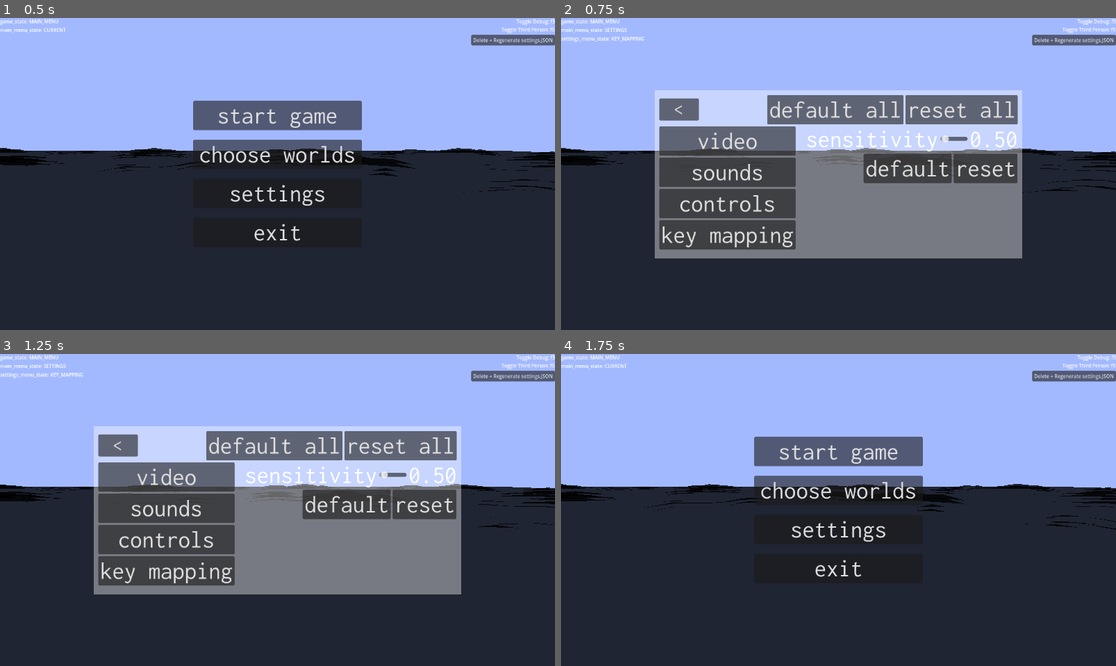
Above: before the commit, frames 1-4 (two rows, left to right).
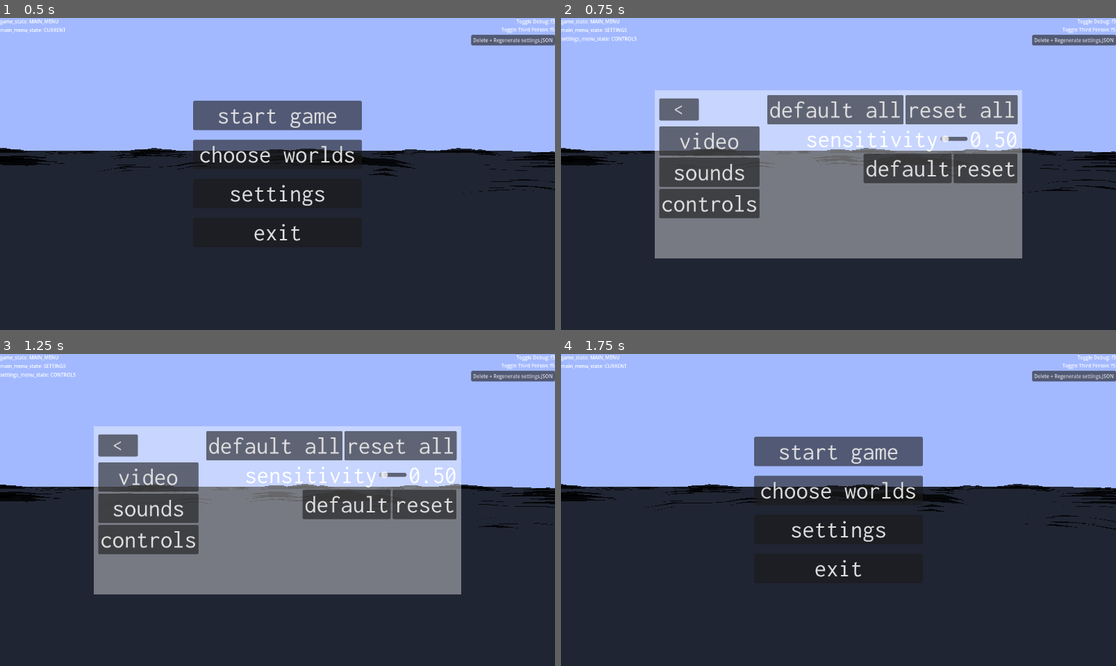
Above: after the commit, the same moments.

Repository: illogicalapple/open-water
Game: Godot game, scene res://scenes/start_menu.tscn
Same seed, same stepped clock (60 frames per second), same inputs: the game is played once before the commit and once after it.
Inputs:
- Up to frame 1 (0.5 s): no input
- Up to frame 2 (0.75 s): click "settings" at 0.5 s
- Up to frame 3 (1.25 s): no input
- Up to frame 4 (1.75 s): click "<" at 1.25 s

Frame 1 is identical in both runs. In frame 2, 5.1% of the frame differs, in the area x 9-43%, y 6-75%; in frame 3, 5.1%; in frame 4, nothing differs.

Commit message:
placed mouse sensitivity in Controls SubMenu. Added state for Control SubMenu

Diff:
--- a/player_character/player_character.gd
+++ b/player_character/player_character.gd
@@ -56,7 +56,7 @@
 func _unhandled_input(event: InputEvent) -> void:
 	if synchronizer.is_multiplayer_authority():
 		if event is InputEventMouseMotion and Input.mouse_mode == Input.MOUSE_MODE_CAPTURED:
-			var mouse_sensitivity = Settings.keymap_submenu.get_mouse_sensitivity()
+			var mouse_sensitivity = Settings.controls_submenu.get_mouse_sensitivity()
 
 			rotate_y(-deg_to_rad(event.relative.x) * mouse_sensitivity)
 			synchronizer.y_rotation = rotation.y
--- a/scenes/SettingsSubMenuSelector.gd
+++ b/scenes/SettingsSubMenuSelector.gd
@@ -1,10 +1,10 @@
 extends ScrollContainer
 
 # Hides/Shows the correct sub menus.
-@export var current_state := States.SettingsMenuStates.KEY_MAPPING
+@export var current_state := States.SettingsMenuStates.CONTROLS
 
 @export var video_submenu : VideoSubMenu
-@export var key_map_submenu : KeyMapSubMenu
+@export var key_map_submenu : ControlsSubMenu
 
 func _on_video_pressed() -> void:
 	current_state = States.SettingsMenuStates.VIDEO
@@ -13,16 +13,18 @@
 	key_map_submenu.hide()
 
 
-func _on_key_mapping_pressed() -> void:
-	current_state = States.SettingsMenuStates.KEY_MAPPING
+func _on_controls_pressed() -> void:
+	current_state = States.SettingsMenuStates.CONTROLS
 	States.settings_menu_state = current_state
 	key_map_submenu.show()
 	video_submenu.hide()
 
+#func _on_key_mapping_pressed() -> void:
+#	current_state = States.SettingsMenuStates.KEY_MAPPING
+#	States.settings_menu_state = current_state
+#	key_map_submenu.show()
+#	video_submenu.hide()
+
 
 func _on_sounds_pressed() -> void:
 	print ("no sound submenu yet.")
-
-
-func _on_controls_pressed() -> void:
-	print ("no sound controls yet.")
--- a/scenes/keymap_submenu.gd
+++ b/scenes/controls_sub_menu.gd
@@ -1,5 +1,5 @@
 extends ScrollContainer
-class_name KeyMapSubMenu # Giving class name cus want auto-complete.
+class_name ControlsSubMenu # Giving class name cus want auto-complete.
 
 #@export_group("Labels")
 # Using category instead of group because don't want to expand group every time.
@@ -27,11 +27,11 @@
 
 #@warning_ignore("native_method_override")
 #func get_class():
-#	return "KeyMapSubMenu"
+#	return "ControlsSubMenu"
 #
 #@warning_ignore("native_method_override")
 #func is_class(value):
-#	return value == "KeyMapSubMenu"
+#	return value == "ControlsSubMenu"
 
 # Saves any settings from any slider:
 func slider_change(value: float, key : String) -> void:
--- a/scenes/kep_map_sub_menu.tscn
+++ b/scenes/controls_sub_menu.tscn
@@ -1,8 +1,8 @@
-[gd_scene load_steps=2 format=3 uid="uid://i3mqugs01pil"]
+[gd_scene load_steps=2 format=3 uid="uid://dkqk6po4nmbqi"]
 
-[ext_resource type="Script" path="res://scenes/keymap_submenu.gd" id="1_nttjs"]
+[ext_resource type="Script" path="res://scenes/controls_sub_menu.gd" id="1_ydbt2"]
 
-[node name="KeyMapSubMenu" type="ScrollContainer" node_paths=PackedStringArray("mouse_sensitivity_label", "mouse_sensitivity_slider")]
+[node name="ControlsSubMenu" type="ScrollContainer" node_paths=PackedStringArray("mouse_sensitivity_label", "mouse_sensitivity_slider")]
 anchors_preset = 15
 anchor_right = 1.0
 anchor_bottom = 1.0
@@ -11,7 +11,7 @@
 size_flags_horizontal = 3
 size_flags_vertical = 3
 horizontal_scroll_mode = 0
-script = ExtResource("1_nttjs")
+script = ExtResource("1_ydbt2")
 mouse_sensitivity_label = NodePath("VBoxContainer/Mouse Sensitivity/HBoxVontainer/Value")
 mouse_sensitivity_slider = NodePath("VBoxContainer/Mouse Sensitivity/HBoxVontainer/DPISlider")
 
--- a/scenes/settings.gd
+++ b/scenes/settings.gd
@@ -7,7 +7,8 @@
 @export var submenu_selector : Node
 
 @export var video_submenu : VideoSubMenu
-@export var keymap_submenu : KeyMapSubMenu
+#@export var keymap_submenu : KeyMapSubMenu
+@export var controls_submenu : ControlsSubMenu
 
 #enum VideoSettings {FOV}
 
@@ -25,7 +26,7 @@
 var settings : Dictionary = {
 	"video_settings" : {},
 	"audio_settings" : {},
-	"key_map_settings": {},
+	"controls_settings": {},
 }
 
 ## Set when settings menu is entered. Cleared when settings menu exits
@@ -45,7 +46,7 @@
 		default_setting = {
 			"video_settings" : {},
 			"audio_settings" : {},
-			"key_map_settings": {},
+			"controls_settings": {},
 		}
 
 	# Load settings.
@@ -69,6 +70,14 @@
 # If this is the case a new setting has been added and MUST be duplicated into settings.
 # If we dont do this, will get an error when reseting that value...
 func check_for_new_default_values(settings_key : String) -> void:
+	if not default_setting.has(settings_key):
+		printerr("default value does not have new setting: ", settings_key, "consider deleting settings.JSON and regenerating.")
+		return
+
+	if not settings.has(settings_key):
+		print_rich("[color=green]New Settings key: [b]" , settings_key , "[/b][/color]")
+		settings[settings_key] = default_setting[settings_key].duplicate(true)
+
 	for key in default_setting[settings_key]:
 		if not settings[settings_key].has(key):
 			settings[settings_key] [key] = default_setting[settings_key] [key].duplicate(true) #array so should duplicate.
@@ -95,8 +104,8 @@
 	match settings_key:
 		"video_settings":
 			return video_submenu
-		"key_map_settings":
-			return keymap_submenu
+		"controls_settings":
+			return controls_submenu
 		"audio_settings":
 			return null
 		_:
@@ -111,16 +120,16 @@
 #	match submenu.get_class():
 #		"VideoSubMenu":
 #			return "video_settings"
-#		"KeyMapSubMenu":
-#			return "key_map_settings"
+#		"ControlsSubMenu":
+#			return "controls_settings"
 #		_:
 #			printerr("attempt to get settings_key from unknown submenu type: ", submenu, "'s type is: " , submenu.get_class())
 #			return null
 
 	if submenu is VideoSubMenu:
 		return "video_settings"
-	elif submenu is KeyMapSubMenu:
-		return "key_map_settings"
+	elif submenu is ControlsSubMenu:
+		return "controls_settings"
 	else:
 		printerr("attempt to get settings_key from unknown submenu type: ", submenu, "'s type is: " , submenu.get_class())
 		return null
@@ -164,7 +173,7 @@
 
 func set_all_setting_values() -> void:
 	for setting_key in settings.keys():
-		var specific_settings = settings[setting_key] # iterates over "video_settings" and "key_map_settings", etc.
+		var specific_settings = settings[setting_key] # iterates over "video_settings" and "controls_settings", etc.
 
 		for key in specific_settings.keys(): # e.g., all keys in settings["video_settings"]
 			var array_val = specific_settings[key]
@@ -191,7 +200,12 @@
 
 ## Only does video_settings for now.
 func default_all_settings() -> void:
-	for setting_key in settings.keys(): # iterates over "video_settings" and "key_map_settings", etc.
+	for setting_key in settings.keys(): # iterates over "video_settings" and "controls_settings", etc.
+
+		if not default_setting.has(setting_key):
+			printerr("default_setting does not have key: ", setting_key ,". Please regenerate settings.JSON")
+			return
+
 		settings[setting_key] = default_setting[setting_key].duplicate(true)
 		var default_specific_settings = settings[setting_key] # e.g., default version of "video_settings"
 
@@ -213,7 +227,7 @@
 	#default_all_video_settings()
 
 func reset_all_settings() -> void:
-	for setting_key in settings.keys(): # iterates over "video_settings" and "key_map_settings", etc.
+	for setting_key in settings.keys(): # iterates over "video_settings" and "controls_settings", etc.
 		settings[setting_key] = reset_setting[setting_key].duplicate(true)
 		var reset_specific_settings = settings[setting_key] # e.g., default version of "video_settings"
 
--- a/scenes/settings_menu.tscn
+++ b/scenes/settings_menu.tscn
@@ -4,14 +4,14 @@
 [ext_resource type="Script" path="res://scenes/settings.gd" id="1_oid88"]
 [ext_resource type="PackedScene" uid="uid://hp56o03rucyl" path="res://scenes/video_sub_menu.tscn" id="3_j6o8u"]
 [ext_resource type="Script" path="res://scenes/SettingsSubMenuSelector.gd" id="3_njpbm"]
-[ext_resource type="PackedScene" uid="uid://i3mqugs01pil" path="res://scenes/kep_map_sub_menu.tscn" id="4_o10bl"]
+[ext_resource type="PackedScene" uid="uid://dkqk6po4nmbqi" path="res://scenes/controls_sub_menu.tscn" id="4_o10bl"]
 
-[node name="Settings" type="CanvasLayer" node_paths=PackedStringArray("submenu_selector", "video_submenu", "keymap_submenu")]
+[node name="Settings" type="CanvasLayer" node_paths=PackedStringArray("submenu_selector", "video_submenu", "controls_submenu")]
 process_mode = 3
 script = ExtResource("1_oid88")
-submenu_selector = NodePath("MarginContainer/MarginContainer/VBoxContainer/HBoxContainer/SubMenuSelector")
-video_submenu = NodePath("MarginContainer/MarginContainer/VBoxContainer/HBoxContainer/VideoSubMenu")
-keymap_submenu = NodePath("MarginContainer/MarginContainer/VBoxContainer/HBoxContainer/KeyMapSubMenu")
+submenu_selector = NodePath("MarginContainer/MarginContainer/VBoxContainer/SubMenus/SubMenuSelector")
+video_submenu = NodePath("MarginContainer/MarginContainer/VBoxContainer/SubMenus/VideoSubMenu")
+controls_submenu = NodePath("MarginContainer/MarginContainer/VBoxContainer/SubMenus/ControlsSubMenu")
 
 [node name="MarginContainer" type="MarginContainer" parent="."]
 anchors_preset = 8
@@ -42,10 +42,10 @@
 [node name="VBoxContainer" type="VBoxContainer" parent="MarginContainer/MarginContainer"]
 layout_mode = 2
 
-[node name="HBoxContainer2" type="HBoxContainer" parent="MarginContainer/MarginContainer/VBoxContainer"]
+[node name="GlobalButtons" type="HBoxContainer" parent="MarginContainer/MarginContainer/VBoxContainer"]
 layout_mode = 2
 
-[node name="ExitSettings" type="Button" parent="MarginContainer/MarginContainer/VBoxContainer/HBoxContainer2"]
+[node name="ExitSettings" type="Button" parent="MarginContainer/MarginContainer/VBoxContainer/GlobalButtons"]
 process_mode = 3
 custom_minimum_size = Vector2(82.19, 0)
 layout_mode = 2
@@ -54,61 +54,61 @@
 theme_override_font_sizes/font_size = 35
 text = "<"
 
-[node name="HBoxContainer" type="HBoxContainer" parent="MarginContainer/MarginContainer/VBoxContainer/HBoxContainer2"]
+[node name="HBoxContainer" type="HBoxContainer" parent="MarginContainer/MarginContainer/VBoxContainer/GlobalButtons"]
 layout_mode = 2
 size_flags_horizontal = 10
 
-[node name="Default all" type="Button" parent="MarginContainer/MarginContainer/VBoxContainer/HBoxContainer2/HBoxContainer"]
+[node name="Default all" type="Button" parent="MarginContainer/MarginContainer/VBoxContainer/GlobalButtons/HBoxContainer"]
 layout_mode = 2
 text = "default all"
 
-[node name="Reset all" type="Button" parent="MarginContainer/MarginContainer/VBoxContainer/HBoxContainer2/HBoxContainer"]
+[node name="Reset all" type="Button" parent="MarginContainer/MarginContainer/VBoxContainer/GlobalButtons/HBoxContainer"]
 layout_mode = 2
 text = "reset all"
 
-[node name="HBoxContainer" type="HBoxContainer" parent="MarginContainer/MarginContainer/VBoxContainer"]
+[node name="SubMenus" type="HBoxContainer" parent="MarginContainer/MarginContainer/VBoxContainer"]
 layout_mode = 2
 
-[node name="SubMenuSelector" type="ScrollContainer" parent="MarginContainer/MarginContainer/VBoxContainer/HBoxContainer" node_paths=PackedStringArray("video_submenu", "key_map_submenu")]
+[node name="SubMenuSelector" type="ScrollContainer" parent="MarginContainer/MarginContainer/VBoxContainer/SubMenus" node_paths=PackedStringArray("video_submenu", "key_map_submenu")]
 custom_minimum_size = Vector2(300, 264)
 layout_mode = 2
 vertical_scroll_mode = 0
 script = ExtResource("3_njpbm")
 video_submenu = NodePath("../VideoSubMenu")
-key_map_submenu = NodePath("../KeyMapSubMenu")
+key_map_submenu = NodePath("../ControlsSubMenu")
 
-[node name="VBoxContainer" type="VBoxContainer" parent="MarginContainer/MarginContainer/VBoxContainer/HBoxContainer/SubMenuSelector"]
+[node name="VBoxContainer" type="VBoxContainer" parent="MarginContainer/MarginContainer/VBoxContainer/SubMenus/SubMenuSelector"]
 layout_mode = 2
 size_flags_horizontal = 0
 
-[node name="Video" type="Button" parent="MarginContainer/MarginContainer/VBoxContainer/HBoxContainer/SubMenuSelector/VBoxContainer"]
+[node name="Video" type="Button" parent="MarginContainer/MarginContainer/VBoxContainer/SubMenus/SubMenuSelector/VBoxContainer"]
 layout_mode = 2
 text = "video"
 
-[node name="Sounds" type="Button" parent="MarginContainer/MarginContainer/VBoxContainer/HBoxContainer/SubMenuSelector/VBoxContainer"]
+[node name="Sounds" type="Button" parent="MarginContainer/MarginContainer/VBoxContainer/SubMenus/SubMenuSelector/VBoxContainer"]
 layout_mode = 2
 text = "sounds"
 
-[node name="Controls" type="Button" parent="MarginContainer/MarginContainer/VBoxContainer/HBoxContainer/SubMenuSelector/VBoxContainer"]
+[node name="Controls" type="Button" parent="MarginContainer/MarginContainer/VBoxContainer/SubMenus/SubMenuSelector/VBoxContainer"]
 layout_mode = 2
 text = "controls"
 
-[node name="KeyMapping" type="Button" parent="MarginContainer/MarginContainer/VBoxContainer/HBoxContainer/SubMenuSelector/VBoxContainer"]
+[node name="KeyMapping" type="Button" parent="MarginContainer/MarginContainer/VBoxContainer/SubMenus/SubMenuSelector/VBoxContainer"]
+visible = false
 layout_mode = 2
 size_flags_horizontal = 0
 text = "key mapping"
 
-[node name="VideoSubMenu" parent="MarginContainer/MarginContainer/VBoxContainer/HBoxContainer" instance=ExtResource("3_j6o8u")]
+[node name="VideoSubMenu" parent="MarginContainer/MarginContainer/VBoxContainer/SubMenus" instance=ExtResource("3_j6o8u")]
 visible = false
 layout_mode = 2
 
-[node name="KeyMapSubMenu" parent="MarginContainer/MarginContainer/VBoxContainer/HBoxContainer" instance=ExtResource("4_o10bl")]
+[node name="ControlsSubMenu" parent="MarginContainer/MarginContainer/VBoxContainer/SubMenus" instance=ExtResource("4_o10bl")]
 layout_mode = 2
 
-[connection signal="pressed" from="MarginContainer/MarginContainer/VBoxContainer/HBoxContainer2/ExitSettings" to="." method="exit_settings_menu"]
-[connection signal="pressed" from="MarginContainer/MarginContainer/VBoxContainer/HBoxContainer2/HBoxContainer/Default all" to="." method="default_all_settings"]
-[connection signal="pressed" from="MarginContainer/MarginContainer/VBoxContainer/HBoxContainer2/HBoxContainer/Reset all" to="." method="reset_all_settings"]
-[connection signal="pressed" from="MarginContainer/MarginContainer/VBoxContainer/HBoxContainer/SubMenuSelector/VBoxContainer/Video" to="MarginContainer/MarginContainer/VBoxContainer/HBoxContainer/SubMenuSelector" method="_on_video_pressed"]
-[connection signal="pressed" from="MarginContainer/MarginContainer/VBoxContainer/HBoxContainer/SubMenuSelector/VBoxContainer/Sounds" to="MarginContainer/MarginContainer/VBoxContainer/HBoxContainer/SubMenuSelector" method="_on_sounds_pressed"]
-[connection signal="pressed" from="MarginContainer/MarginContainer/VBoxContainer/HBoxContainer/SubMenuSelector/VBoxContainer/Controls" to="MarginContainer/MarginContainer/VBoxContainer/HBoxContainer/SubMenuSelector" method="_on_controls_pressed"]
-[connection signal="pressed" from="MarginContainer/MarginContainer/VBoxContainer/HBoxContainer/SubMenuSelector/VBoxContainer/KeyMapping" to="MarginContainer/MarginContainer/VBoxContainer/HBoxContainer/SubMenuSelector" method="_on_key_mapping_pressed"]
+[connection signal="pressed" from="MarginContainer/MarginContainer/VBoxContainer/GlobalButtons/ExitSettings" to="." method="exit_settings_menu"]
+[connection signal="pressed" from="MarginContainer/MarginContainer/VBoxContainer/GlobalButtons/HBoxContainer/Default all" to="." method="default_all_settings"]
+[connection signal="pressed" from="MarginContainer/MarginContainer/VBoxContainer/GlobalButtons/HBoxContainer/Reset all" to="." method="reset_all_settings"]
+[connection signal="pressed" from="MarginContainer/MarginContainer/VBoxContainer/SubMenus/SubMenuSelector/VBoxContainer/Video" to="MarginContainer/MarginContainer/VBoxContainer/SubMenus/SubMenuSelector" method="_on_video_pressed"]
+[connection signal="pressed" from="MarginContainer/MarginContainer/VBoxContainer/SubMenus/SubMenuSelector/VBoxContainer/Sounds" to="MarginContainer/MarginContainer/VBoxContainer/SubMenus/SubMenuSelector" method="_on_sounds_pressed"]
+[connection signal="pressed" from="MarginContainer/MarginContainer/VBoxContainer/SubMenus/SubMenuSelector/VBoxContainer/Controls" to="MarginContainer/MarginContainer/VBoxContainer/SubMenus/SubMenuSelector" method="_on_controls_pressed"]
--- a/states.gd
+++ b/states.gd
@@ -9,7 +9,7 @@
 enum EscapeMenuStates {NONE, CURRENT, SETTINGS}
 
 # Third-level States:
-enum SettingsMenuStates {NONE, CURRENT, VIDEO, AUDIO, KEY_MAPPING}
+enum SettingsMenuStates {NONE, CURRENT, VIDEO, AUDIO, CONTROLS} #KEY_MAPPING
 
 var game_state := GameStates.MAIN_MENU:
 	set(state):
